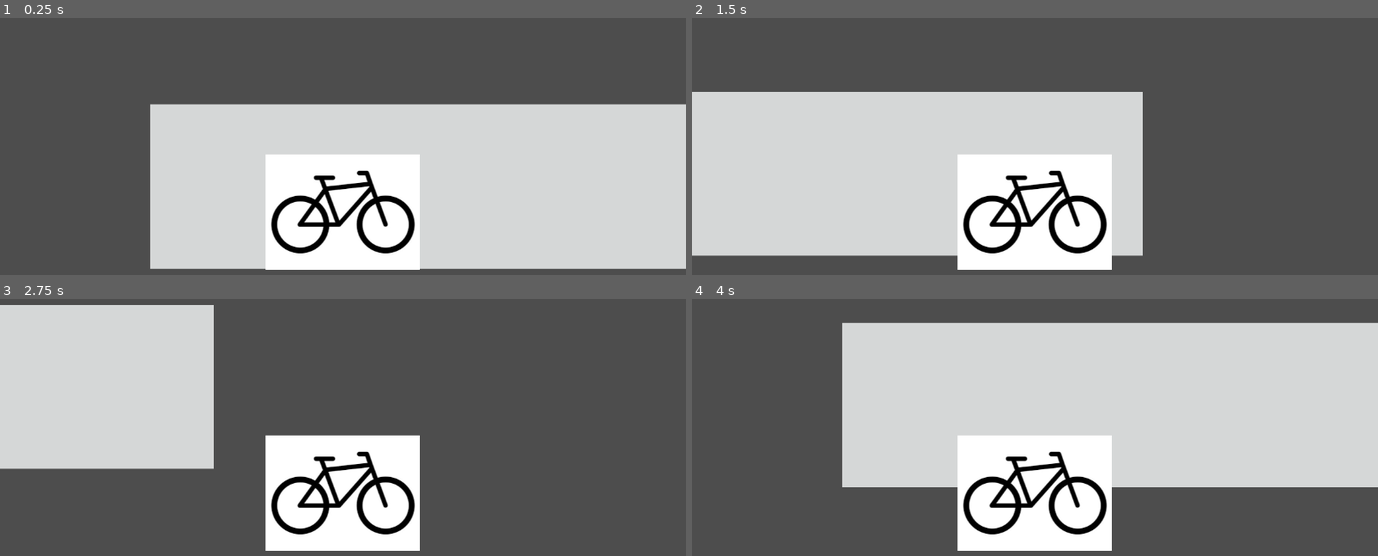
Above: before the commit, frames 1-4 (two rows, left to right).
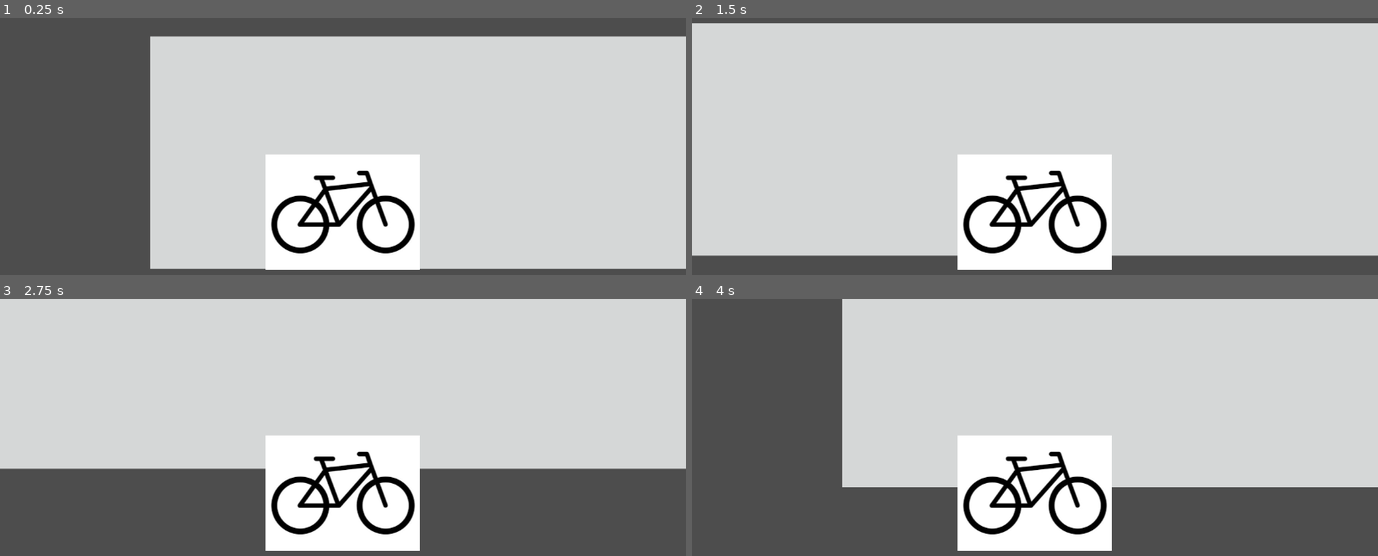
Above: after the commit, the same moments.

Repository: andreaTheCoder/brackeysgamejam
Game: Godot game, scene res://scenes/game.tscn
The game is run twice, just before and just after one commit, with the same random seed, the same clock (stepped at 60 frames per second) and the same inputs.
Inputs:
- Up to frame 1 (0.25 s): no input
- Up to frame 2 (1.5 s): tap Enter at 0.5 s; hold Right (forward) 0.53-1.28 s; hold Down (down) from 1.28 s (still down)
- Up to frame 3 (2.75 s): release Down (down) at 2.03 s; hold Right (forward) from 2.03 s (still down)
- Up to frame 4 (4 s): tap R (reset) at 3.5 s; release Right (forward) at 3.53 s; hold Down (down) from 3.53 s (still down)

The runs differ from the first frame. In frame 1, 21% of the frame differs, in the area x 21-100%, y 7-34%; in frame 2, 49%, in the area x 0-100%, y 2-93%; in frame 3, 43%; in frame 4, 7.3%.

Commit message:
exttended road manully

Diff:
--- a/scenes/lane.tscn
+++ b/scenes/lane.tscn
@@ -7,8 +7,8 @@
 
 [node name="ColorRect" type="ColorRect" parent="."]
 offset_left = -1032.0
-offset_top = -377.0
-offset_right = 809.0
+offset_top = -604.0
+offset_right = 15635.0
 offset_bottom = 170.0
 color = Color(0.835294, 0.843137, 0.843137, 1)
 
@@ -16,5 +16,6 @@
 position = Vector2(-1120, 0)
 
 [node name="SpawnTimer" type="Timer" parent="."]
+wait_time = 1.08
 
 [connection signal="timeout" from="SpawnTimer" to="." method="_on_spawn_timer_timeout"]
--- a/scripts/bike.gd
+++ b/scripts/bike.gd
@@ -6,10 +6,8 @@
 const X_DECEL = 1000 # rate at which you decelerate when spacebar is let go
 
 # y deceleration speed
-const Y_DECEL = 10
-# Lane Boundaries
-const MAX_Y_POS = 400
-const MIN_Y_POS = -400
+const Y_DECEL = 5
+
 
 func _physics_process(delta: float) -> void:
 	# Handle forward movement.
Not shown: 1 places in scenes/game.tscn that only renumber resources
Not shown: 1 places in scenes/lane.tscn that only renumber resources
